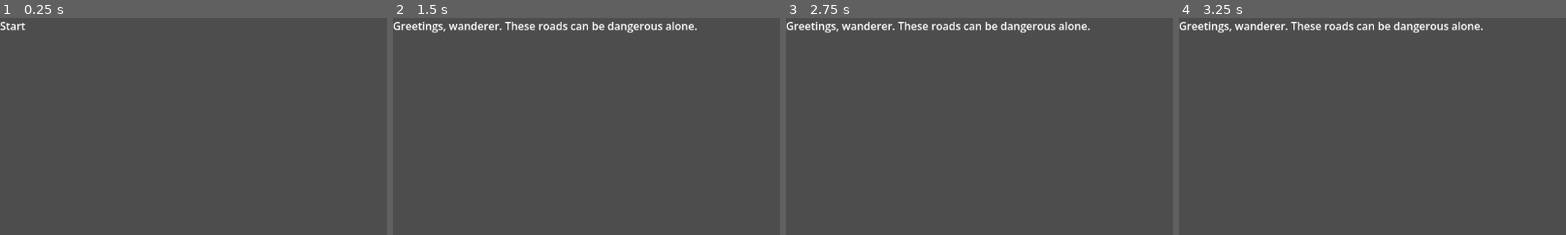
Above: before the commit, frames 1-4 (left to right).
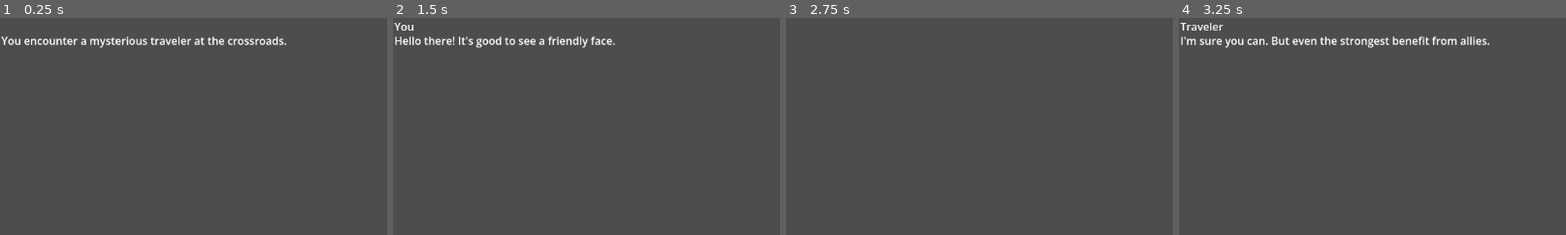
Above: after the commit, the same moments.

Repository: DYNOPUNCH/Super-Yarnbox
Game: Godot game, scene res://Main.tscn
Two runs of this game, one before a commit and one after it. Both use one fixed random seed, a clock stepped at 60 frames per second and the inputs below.
Inputs:
- Up to frame 1 (0.25 s): no input
- Up to frame 2 (1.5 s): tap Enter at 0.5 s; tap Z (Accept) at 0.6, 1.25, 1.35 s
- Up to frame 3 (2.75 s): tap Z (Accept) at 2, 2.1 s
- Up to frame 4 (3.25 s): tap Z (Accept) at 2.75, 2.85 s
The pictures show only the part of the screen within x 0-50%, y 0-50%; the shares and areas given below are measured in that part.

The runs differ from the first frame. In frame 1, 1.6% of the frame differs, in the area x 0-74%, y 1-14%; in frame 2, 2.8%; in frame 3, 1.6%; in frame 4, 3.2%, in the area x 0-81%, y 1-14%.

Commit message:
added support for questions

Diff:
--- a/super-yarnbox/Main.tscn
+++ b/super-yarnbox/Main.tscn
@@ -8,6 +8,15 @@
 script = ExtResource("1_glv2v")
 
 [node name="Label" type="Label" parent="." unique_id=67309449]
-offset_right = 40.0
-offset_bottom = 23.0
+offset_left = 2.0
+offset_top = 22.0
+offset_right = 42.0
+offset_bottom = 45.0
 text = "null"
+
+[node name="Label2" type="Label" parent="." unique_id=23618821]
+offset_left = 2.0
+offset_top = 1.0
+offset_right = 42.0
+offset_bottom = 24.0
+text = "null"
--- a/super-yarnbox/yarnbox_runner.gd
+++ b/super-yarnbox/yarnbox_runner.gd
@@ -1,11 +1,12 @@
 extends Node2D
 @onready var label: Label = $"../Label"
+@onready var label_2: Label = $"../Label2"
 
 enum nodeState
 {
 	INACTIVE,
-	SEARCHING,
 	PROCESSING,
+	STOPPED,
 	CLOSING
 }
 
@@ -33,7 +34,8 @@
 var currentNodeState = nodeState.INACTIVE
 var declairedVariables = {}
 var questionsArray: Array = []
-var parentIndention = 0;
+var parentIndention = 0
+var chooseIndex = 0
 
 var characterName = ""
 var dialogue = ""
@@ -122,8 +124,18 @@
 	if(nodeDictionary.has(targetNode)):
 		markerIndex = nodeDictionary[targetNode]
 		currentNodeState = nodeState.PROCESSING
+		continueLine()
+
+func jumpToLine(targetLine: int):
+	if(targetLine <= dataArray.size()):
+		markerIndex = targetLine
+	else:
+		markerIndex = 0
 
 func continueLine():
+	# Clear character name and dialogue.
+	characterName = ""
+	dialogue = ""
 	markerIndex += 1
 
 func processQuestions():
@@ -135,17 +147,23 @@
 		if(dataArray[markerIndex].find("->") != -1):
 			var strippedQuestion = dataArray[markerIndex].replace("->", "").strip_edges()
 			questionsArray.push_back(questionData.new(strippedQuestion, markerIndex))
-			print(questionsArray[questionsArray.size() - 1].getText())
-			print(questionsArray[questionsArray.size() - 1].getIndex())
-		else:
-			print_rich("[color=red]ignored: [/color]" + dataArray[markerIndex])
 
 		continueLine()
 		processQuestions()
 
+func chooseQuestion():
+	#print("chose option: " + str(chooseIndex))
+	currentNodeState = nodeState.PROCESSING
+	jumpToLine(questionsArray[chooseIndex].getIndex())
+	continueLine()
+	questionsArray.clear()
+
 func runDialogue(targetNode: String):
 
 	match(currentNodeState):
+
+		nodeState.STOPPED:
+			return
 
 		nodeState.INACTIVE:
 			return
@@ -159,8 +177,7 @@
 				currentNodeState = nodeState.CLOSING
 				return
 
-			# Clear character name.
-			characterName = ""
+
 
 			# Detect a line with a name.
 			if(dataArray[markerIndex].find(":") != -1 && dataArray[markerIndex].find("Title") == -1):
@@ -181,11 +198,14 @@
 					var variableValue = splitLine[1].replace(" ", "").replace(">>", "")
 					declairedVariables[variableName] = variableValue
 					continueLine();
+				elif(dataArray[markerIndex].find("set") != -1):
+					pass
 			# Process question and pause
 			elif(dataArray[markerIndex].find("->") != -1):
 				print_rich("[color=green]Processing questions...[/color]")
 				parentIndention = abs(dataArray[markerIndex - 1].count("    ") - dataArray[markerIndex - 1].count("\t"))
 				processQuestions()
+				currentNodeState = nodeState.STOPPED
 			# Detect blank lines
 			elif(dataArray[markerIndex] == ""):
 				continueLine();
@@ -198,7 +218,7 @@
 			currentNodeState = nodeState.INACTIVE
 			return;
 
-# Called when the node enters the scene tree for the first time.
+# Called when the node enters godot to string the scene tree for the first time.
 func _ready() -> void:
 	loadYarnFile("testScript.yarn")
 
@@ -221,6 +241,14 @@
 func _process(delta: float) -> void:
 	runDialogue("Start")
 	label.text = dialogue
-	if(Input.is_action_just_pressed("Accept")):
-		print("pressed")
-		continueLine()
+	label_2.text = characterName
+
+	if(Input.is_action_just_pressed("Accept") && currentNodeState != nodeState.STOPPED):
+		#print("pressed")
+		continueLine()
+
+	if(Input.is_action_just_pressed("Accept") && currentNodeState == nodeState.STOPPED):
+		#print("pressed")
+		#print(questionsArray[chooseIndex].getText() + " : " + str(questionsArray[chooseIndex].getIndex()))
+		chooseQuestion()
+		continueLine()
